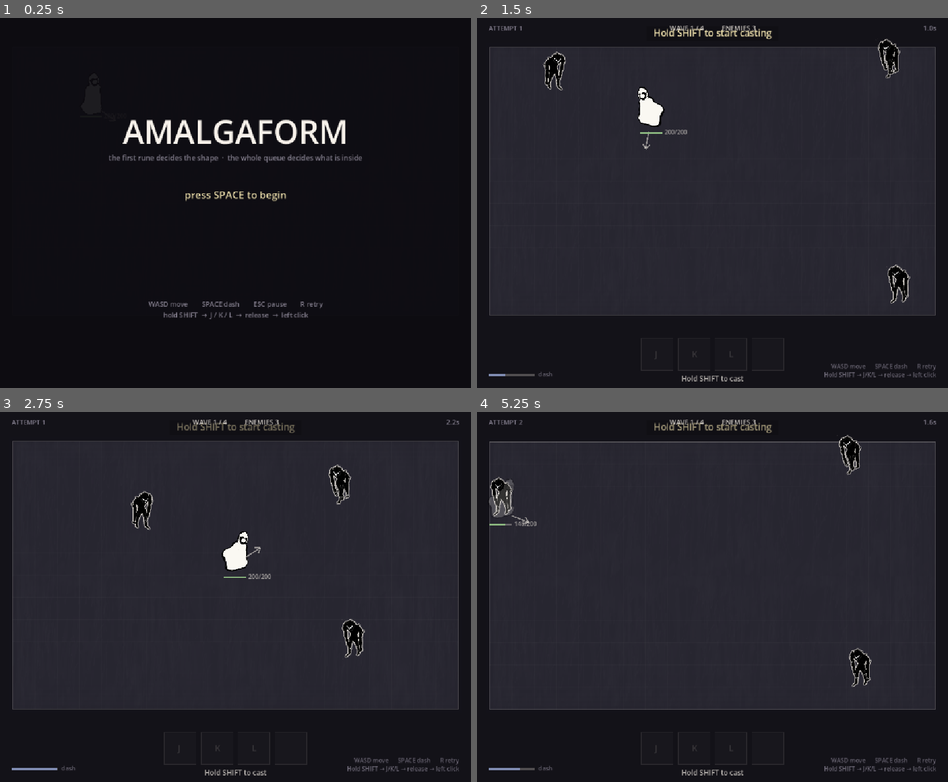
Above: before the commit, frames 1-4 (two rows, left to right).
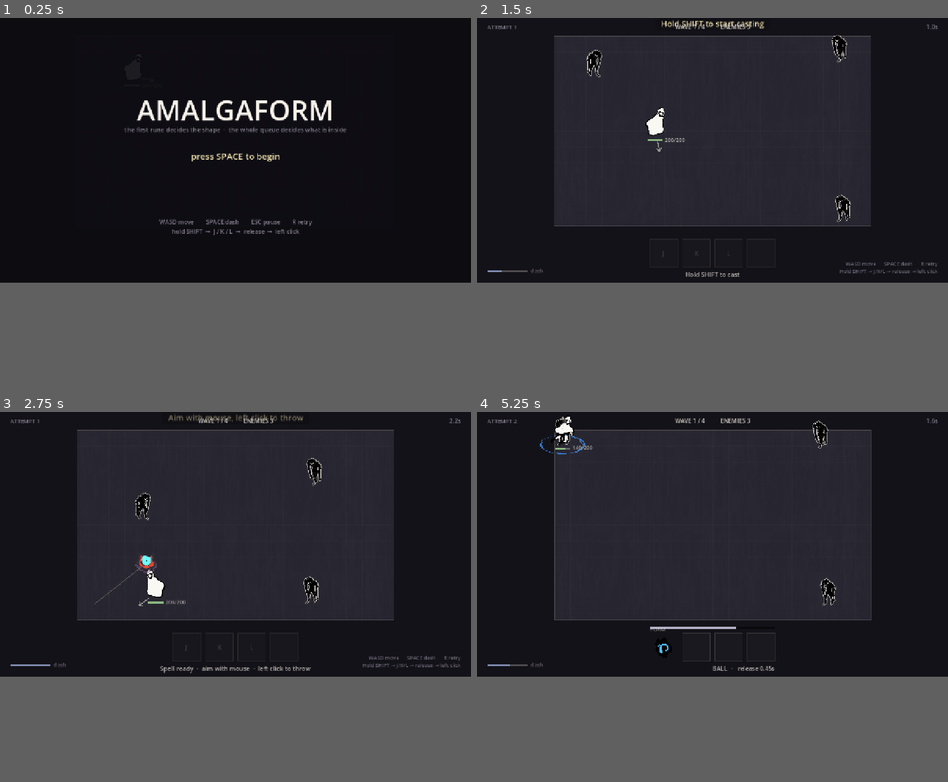
Above: after the commit, the same moments.

Repository: Ahingg/amalgaform
Game: Godot game, scene res://view/main.tscn
The game is run twice, just before and just after one commit, with the same random seed, the same clock (stepped at 60 frames per second) and the same inputs.
Inputs (mouse positions are in pixels of both pictures, inside the frame that each line leads up to):
- Up to frame 1 (0.25 s): no input
- Up to frame 2 (1.5 s): tap Space at 0.5, 0.77 s; move the mouse to (816, 184) at 0.52 s; hold D 0.53-1.28 s; tap Shift at 0.6 s; click (816, 184) at 0.67 s; move the mouse to (618, 221) at 1.27 s; hold S from 1.28 s (still down); tap Enter at 1.35 s; click (618, 221) at 1.42 s
- Up to frame 3 (2.75 s): tap Space at 1.52 s; move the mouse to (282, 515) at 2.02 s; release S at 2.03 s; hold D from 2.03 s (still down); tap Keypad Enter at 2.1 s; click (282, 515) at 2.17 s
- Up to frame 4 (5.25 s): move the mouse to (688, 671) at 2.77 s; release D at 2.78 s; hold W 2.78-3.53 s; tap P at 2.85 s; click (688, 671) at 2.92 s; tap Space at 3.02, 3.77, 4.52 s; move the mouse to (853, 652) at 3.52 s; hold A 3.53-5.03 s; tap R at 3.6 s; click (853, 652) at 3.67 s; move the mouse to (571, 541) at 4.27 s; tap J at 4.35 s; click (571, 541) at 4.42 s; move the mouse to (736, 597) at 5.02 s; hold S from 5.03 s (still down); tap K at 5.1 s; click (736, 597) at 5.17 s
In our replay, the window is 800x629 before the commit and 800x450 after it. These sizes can differ from the game's own. Grey fills any space a smaller window leaves; there, only what the larger window draws over its background counts as a difference.

The runs differ from the first frame. In frame 1, 4.3% of the frame differs, in the area x 23-77%, y 22-82%; in frame 2, 26%; in frame 3, 26%, in the area x 2-98%, y 0-99%; in frame 4, 26%.

Commit message:
Make UI scene editable and default to 16:9

Diff:
--- a/challenge-6/project.godot
+++ b/challenge-6/project.godot
@@ -17,8 +17,12 @@
 
 [display]
 
-window/size/viewport_width=1120
-window/size/viewport_height=880
+window/size/viewport_width=1280
+window/size/viewport_height=720
+window/size/window_width_override=1280
+window/size/window_height_override=720
+window/size/min_width=960
+window/size/min_height=540
 window/stretch/mode="canvas_items"
 window/stretch/aspect="expand"
 
--- a/challenge-6/view/main.gd
+++ b/challenge-6/view/main.gd
@@ -47,23 +47,10 @@
 		mode = Mode.PLAYING
 
 func _ready() -> void:
-	# Godot menganggap layar ini 1x, jadi jendela seukuran viewport (1120x880)
-	# hanya memakai sepertiga layar Retina dan terlihat kecil. Jendelanya
-	# dibuat 2x, dan stretch mode "canvas_items" yang menaikkan isinya — jadi
-	# koordinat di dalam game tetap 1120x880 dan gambarnya tetap tajam.
-	DisplayServer.window_set_size(Vector2i(2240, 1760))
-	DisplayServer.window_set_position(Vector2i(40, 60))
-
 	build_round()
 
-	# View layer. Added from code to keep the scene file simple.
-	# renderer.gd only READS world, it never writes into sim/.
-	add_child(WorldRenderer.new())
-
-	# Lapisan suara. Sama seperti renderer: cuma membaca World, tidak pernah
-	# menulis. Diletakkan di main, bukan di dalam renderer, karena dia tidak
-	# butuh geometri apa pun — dia tidak peduli di mana sesuatu terjadi.
-	add_child(Sfx.new())
+	# The renderer and sound observer are explicit children in main.tscn.
+	# renderer.gd only READS world; it never writes into sim/.
 
 
 func retry() -> void:
--- a/challenge-6/view/main.tscn
+++ b/challenge-6/view/main.tscn
@@ -1,6 +1,39 @@
 [gd_scene format=3 uid="uid://dlr0ilb6dfex6"]
 
 [ext_resource type="Script" uid="uid://dl2shmvao4dep" path="res://view/main.gd" id="1_hax36"]
+[ext_resource type="Script" uid="uid://cpro1ho18c7fj" path="res://view/renderer.gd" id="2_renderer"]
+[ext_resource type="Script" uid="uid://dbyrx38wp5n1y" path="res://view/sfx.gd" id="3_sfx"]
+[ext_resource type="Script" uid="uid://cee8bk3csh6r6" path="res://view/player_input.gd" id="4_player_input"]
+[ext_resource type="Script" uid="uid://dlbtwqqplmagi" path="res://view/cast_ui.gd" id="5_cast_ui"]
+[ext_resource type="Script" uid="uid://cipeao5ffjm3r" path="res://view/round_ui.gd" id="6_round_ui"]
+[ext_resource type="Script" uid="uid://1jbxijo4vh77" path="res://view/onboarding.gd" id="7_onboarding"]
+[ext_resource type="PackedScene" path="res://view/menu_ui.tscn" id="8_menu_ui"]
+[ext_resource type="Script" uid="uid://c8r6vsb3fc7kq" path="res://view/demo_input.gd" id="9_demo_input"]
 
 [node name="Main" type="Node" unique_id=1006759249]
 script = ExtResource("1_hax36")
+
+[node name="WorldRenderer" type="Node2D" parent="."]
+script = ExtResource("2_renderer")
+
+[node name="PlayerInput" type="Node" parent="WorldRenderer"]
+script = ExtResource("4_player_input")
+
+[node name="CastUI" type="Node2D" parent="WorldRenderer"]
+script = ExtResource("5_cast_ui")
+
+[node name="RoundUI" type="Node2D" parent="WorldRenderer"]
+script = ExtResource("6_round_ui")
+
+[node name="Onboarding" type="Node2D" parent="WorldRenderer"]
+script = ExtResource("7_onboarding")
+
+[node name="MenuLayer" type="CanvasLayer" parent="."]
+
+[node name="MenuUI" parent="MenuLayer" instance=ExtResource("8_menu_ui")]
+
+[node name="DemoInput" type="Node" parent="WorldRenderer"]
+script = ExtResource("9_demo_input")
+
+[node name="Sfx" type="Node" parent="."]
+script = ExtResource("3_sfx")
--- a/challenge-6/view/menu_ui.gd
+++ b/challenge-6/view/menu_ui.gd
@@ -1,5 +1,5 @@
 class_name MenuUI
-extends Node2D
+extends Control
 
 # ============================================================================
 # LAYAR DI LUAR RONDE — judul dan jeda
@@ -16,18 +16,29 @@
 const KEY_MULAI := [KEY_SPACE, KEY_ENTER, KEY_KP_ENTER]
 const KEY_JEDA := [KEY_ESCAPE, KEY_P]
 
-var _font: Font
+@onready var _backdrop: ColorRect = $Backdrop
+@onready var _menu_content: Control = $MenuContent
+@onready var _pause_content: Control = $PauseContent
+@onready var _start_prompt: Label = $MenuContent/StartPrompt
 
 
 func _ready() -> void:
-	_font = ThemeDB.fallback_font
-	# Paling atas. HUD permainan disembunyikan sendiri saat menu terbuka, jadi
-	# tidak ada yang perlu ditimpa — tapi tirai jeda memang harus menutupi HUD.
+	# A CanvasLayer keeps this screen-space UI independent of the world camera.
 	z_index = 35
 
 
 func _process(_delta: float) -> void:
-	queue_redraw()
+	var main = _main()
+	if main == null:
+		return
+
+	var on_menu: bool = main.is_menu()
+	var paused: bool = main.mode == main.Mode.PAUSED
+	visible = on_menu or paused
+	_menu_content.visible = on_menu
+	_pause_content.visible = paused
+	_backdrop.color = Color(0.05, 0.045, 0.065, 0.93 if on_menu else 0.55)
+	_start_prompt.modulate.a = 0.55 + 0.45 * sin(float(Time.get_ticks_msec()) / 1000.0 * 2.6)
 
 
 func _main():
@@ -72,61 +83,3 @@
 		if antrian.get("open", false):
 			return true
 	return false
-
-
-func _draw() -> void:
-	var main = _main()
-	var r := get_parent() as WorldRenderer
-	if main == null or r == null:
-		return
-	if main.is_menu():
-		_draw_menu(r)
-	elif main.mode == main.Mode.PAUSED:
-		_draw_pause(r)
-
-
-# Tirai, bukan latar penuh. Arenanya tetap terlihat samar di belakangnya, jadi
-# pemain tahu ada permainan di balik layar ini sebelum dia menekan apa pun.
-func _tirai(r: WorldRenderer, gelap: float) -> void:
-	draw_rect(Rect2(Vector2.ZERO, r.get_viewport_rect().size),
-		Color(0.05, 0.045, 0.065, gelap), true)
-
-
-func _tengah(r: WorldRenderer, teks: String, y: float, ukuran: int, warna: Color) -> void:
-	var w := _font.get_string_size(teks, HORIZONTAL_ALIGNMENT_LEFT, -1, ukuran).x
-	draw_string(_font, Vector2(r.hud_center_x() - w * 0.5, y), teks,
-		HORIZONTAL_ALIGNMENT_LEFT, -1, ukuran, warna)
-
-
-func _draw_menu(r: WorldRenderer) -> void:
-	var size := r.get_viewport_rect().size
-	_tirai(r, 0.93)
-	var cy: float = size.y * 0.34
-
-	_tengah(r, "AMALGAFORM", cy, 76, Color(0.97, 0.95, 0.92))
-	_tengah(r, "the first rune decides the shape  ·  the whole queue decides what is inside",
-		cy + 40.0, 17, Color(WorldRenderer.DIM.r, WorldRenderer.DIM.g, WorldRenderer.DIM.b, 1.0))
-
-	var t := float(Time.get_ticks_msec()) / 1000.0
-	var a: float = 0.55 + 0.45 * sin(t * 2.6)
-	_tengah(r, "press SPACE to begin", cy + 130.0, 24, Color(1.0, 0.94, 0.72, a))
-
-	var baris := [
-		"WASD move        SPACE dash        ESC pause        R retry",
-		"hold SHIFT  →  J / K / L  →  release  →  left click",
-	]
-	for i in baris.size():
-		_tengah(r, baris[i], size.y * 0.78 + i * 26.0, 16,
-			Color(WorldRenderer.DIM.r, WorldRenderer.DIM.g, WorldRenderer.DIM.b, 0.95))
-
-
-func _draw_pause(r: WorldRenderer) -> void:
-	var size := r.get_viewport_rect().size
-	# Lebih tipis daripada menu: permainan masih berlangsung di balik ini, dan
-	# pemain sering menjeda justru untuk MELIHAT keadaan lapangan.
-	_tirai(r, 0.55)
-	# Ditaruh di atas, bukan di tengah: tengah layar itu tempat pertarungan
-	# terjadi, dan pemain menjeda justru untuk MELIHAT keadaan di sana.
-	_tengah(r, "PAUSED", size.y * 0.26, 56, Color(0.97, 0.95, 0.92))
-	_tengah(r, "ESC to resume  ·  R to restart", size.y * 0.26 + 40.0, 18,
-		Color(WorldRenderer.DIM.r, WorldRenderer.DIM.g, WorldRenderer.DIM.b, 1.0))
--- /dev/null
+++ b/challenge-6/view/menu_ui.tscn
@@ -0,0 +1,140 @@
+[gd_scene format=3]
+
+[ext_resource type="Script" path="res://view/menu_ui.gd" id="1_menu_ui"]
+
+[node name="MenuUI" type="Control"]
+layout_mode = 3
+anchors_preset = 15
+anchor_right = 1.0
+anchor_bottom = 1.0
+grow_horizontal = 2
+grow_vertical = 2
+mouse_filter = 2
+script = ExtResource("1_menu_ui")
+
+[node name="Backdrop" type="ColorRect" parent="."]
+layout_mode = 1
+anchors_preset = 15
+anchor_right = 1.0
+anchor_bottom = 1.0
+grow_horizontal = 2
+grow_vertical = 2
+mouse_filter = 2
+color = Color(0.05, 0.045, 0.065, 0.93)
+
+[node name="MenuContent" type="Control" parent="."]
+layout_mode = 1
+anchors_preset = 15
+anchor_right = 1.0
+anchor_bottom = 1.0
+grow_horizontal = 2
+grow_vertical = 2
+mouse_filter = 2
+
+[node name="Title" type="Label" parent="MenuContent"]
+layout_mode = 1
+anchor_top = 0.34
+anchor_right = 1.0
+anchor_bottom = 0.34
+offset_top = -48.0
+offset_bottom = 48.0
+theme_override_colors/font_color = Color(0.97, 0.95, 0.92, 1)
+theme_override_font_sizes/font_size = 76
+text = "AMALGAFORM"
+horizontal_alignment = 1
+vertical_alignment = 1
+mouse_filter = 2
+
+[node name="Subtitle" type="Label" parent="MenuContent"]
+layout_mode = 1
+anchor_top = 0.34
+anchor_right = 1.0
+anchor_bottom = 0.34
+offset_top = 44.0
+offset_bottom = 72.0
+theme_override_colors/font_color = Color(0.52, 0.5, 0.56, 1)
+theme_override_font_sizes/font_size = 17
+text = "the first rune decides the shape  ·  the whole queue decides what is inside"
+horizontal_alignment = 1
+vertical_alignment = 1
+mouse_filter = 2
+
+[node name="StartPrompt" type="Label" parent="MenuContent"]
+layout_mode = 1
+anchor_top = 0.34
+anchor_right = 1.0
+anchor_bottom = 0.34
+offset_top = 112.0
+offset_bottom = 150.0
+theme_override_colors/font_color = Color(1, 0.94, 0.72, 1)
+theme_override_font_sizes/font_size = 24
+text = "press SPACE to begin"
+horizontal_alignment = 1
+vertical_alignment = 1
+mouse_filter = 2
+
+[node name="Controls" type="Label" parent="MenuContent"]
+layout_mode = 1
+anchor_top = 0.78
+anchor_right = 1.0
+anchor_bottom = 0.78
+offset_top = -20.0
+offset_bottom = 6.0
+theme_override_colors/font_color = Color(0.52, 0.5, 0.56, 0.95)
+theme_override_font_sizes/font_size = 16
+text = "WASD move        SPACE dash        ESC pause        R retry"
+horizontal_alignment = 1
+vertical_alignment = 1
+mouse_filter = 2
+
+[node name="CastingControls" type="Label" parent="MenuContent"]
+layout_mode = 1
+anchor_top = 0.78
+anchor_right = 1.0
+anchor_bottom = 0.78
+offset_top = 6.0
+offset_bottom = 32.0
+theme_override_colors/font_color = Color(0.52, 0.5, 0.56, 0.95)
+theme_override_font_sizes/font_size = 16
+text = "hold SHIFT  →  J / K / L  →  release  →  left click"
+horizontal_alignment = 1
+vertical_alignment = 1
+mouse_filter = 2
+
+[node name="PauseContent" type="Control" parent="."]
+layout_mode = 1
+anchors_preset = 15
+anchor_right = 1.0
+anchor_bottom = 1.0
+grow_horizontal = 2
+grow_vertical = 2
+mouse_filter = 2
+visible = false
+
+[node name="Title" type="Label" parent="PauseContent"]
+layout_mode = 1
+anchor_top = 0.26
+anchor_right = 1.0
+anchor_bottom = 0.26
+offset_top = -38.0
+offset_bottom = 38.0
+theme_override_colors/font_color = Color(0.97, 0.95, 0.92, 1)
+theme_override_font_sizes/font_size = 56
+text = "PAUSED"
+horizontal_alignment = 1
+vertical_alignment = 1
+mouse_filter = 2
+
+[node name="Instructions" type="Label" parent="PauseContent"]
+layout_mode = 1
+anchor_top = 0.26
+anchor_right = 1.0
+anchor_bottom = 0.26
+offset_top = 34.0
+offset_bottom = 64.0
+theme_override_colors/font_color = Color(0.52, 0.5, 0.56, 1)
+theme_override_font_sizes/font_size = 18
+text = "ESC to resume  ·  R to restart"
+horizontal_alignment = 1
+vertical_alignment = 1
+mouse_filter = 2
--- a/challenge-6/view/renderer.gd
+++ b/challenge-6/view/renderer.gd
@@ -104,21 +104,6 @@
 
 func _ready() -> void:
 	_font = ThemeDB.fallback_font
-	# Input layers live under the renderer so they can reuse the geometry
-	# helpers above, and so main.gd does not need to know they exist.
-	# AssemblyUI is parked: machine placement before the round no longer exists
-	# after design revision 3. The file is kept for the casting panel.
-	add_child(PlayerInput.new())
-	add_child(CastUI.new())
-	add_child(RoundUI.new())
-	# Penuntun rapalan pertama. Menghilang sendiri begitu satu spell dilempar,
-	# dan tidak pernah muncul lagi di percobaan berikutnya.
-	add_child(Onboarding.new())
-	# Layar judul dan jeda. Ditambahkan TERAKHIR supaya dia yang pertama
-	# menerima input yang belum ditangani siapa pun.
-	add_child(MenuUI.new())
-	if DemoInput.enabled():
-		add_child(DemoInput.new())
 
 
 func _process(delta: float) -> void:
Not shown, changed: .gitignore
